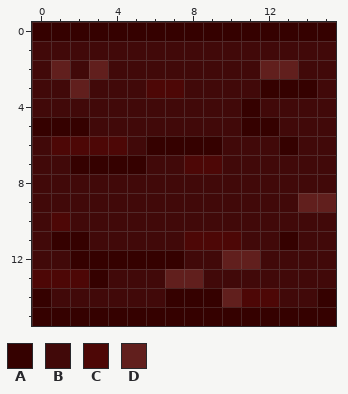
Pixel-art file, stored at Assets/Sprites/Game/Floors/Tile_Wall_Top_Brick_B.aseprite. The picture above was drawn from the file before the commit.
16x16 pixels, 1 frame. Colours within 5 levels of each other are drawn and written as one.
Palette (. is transparent): A #350100  B #410909  C #4d0706  D #611f1d
The result:
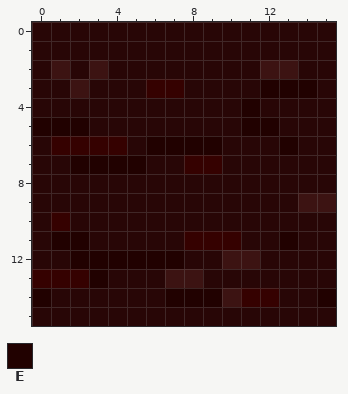
Colours new in this view: E #210100
What changed:
colour B: #410909 -> #280606
colour D: #611f1d -> #3c1312
y 0: x 0..15 AAAAAAAAAAAAAAAA -> BBBBBBBBBBBBBBBB
y 3: x 6..7 CC -> AA; x 12..14 AAA -> EEE
y 4: x 11 A -> E
y 5: x 0..2 AAA -> EEE; x 11..12 AA -> EE
y 6: x 1..4 CCCC -> AAAA; x 6..9 AAAA -> EEEE; x 13 A -> E
y 7: x 2..5 AAAA -> EEEE; x 8..9 CC -> AA
y 10: x 1 C -> A
y 11: x 1..2 AA -> EE; x 8..10 CCC -> AAA; x 13 A -> E
y 12: x 2..7 AAAAAA -> EEEEEE
y 13: x 0..3 CCCA -> AAAE
y 14: x 0 A -> E; x 7..9 AAA -> EEE; x 11..12 CC -> AA; x 15 A -> E
y 15: x 0..15 AAAAAAAAAAAAAAAA -> BBBBBBBBBBBBBBBB
Changed places in both pictures, as pixel boxes (x1, y1, x2, y2):
changed: (32, 22, 336, 326)
